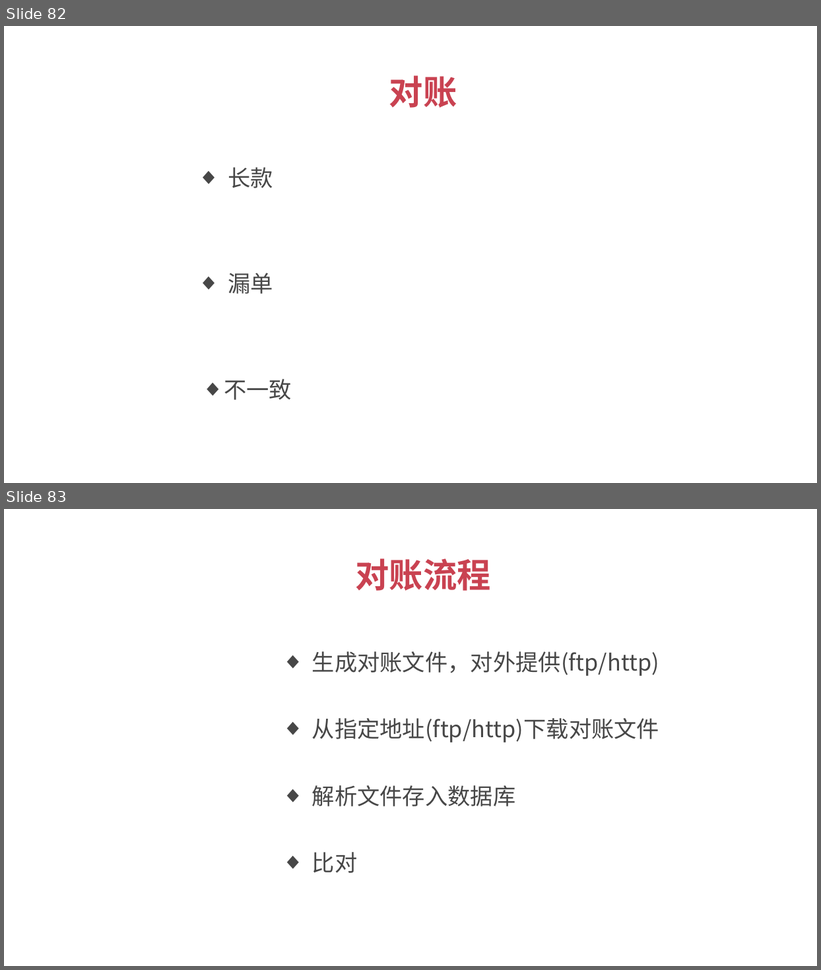
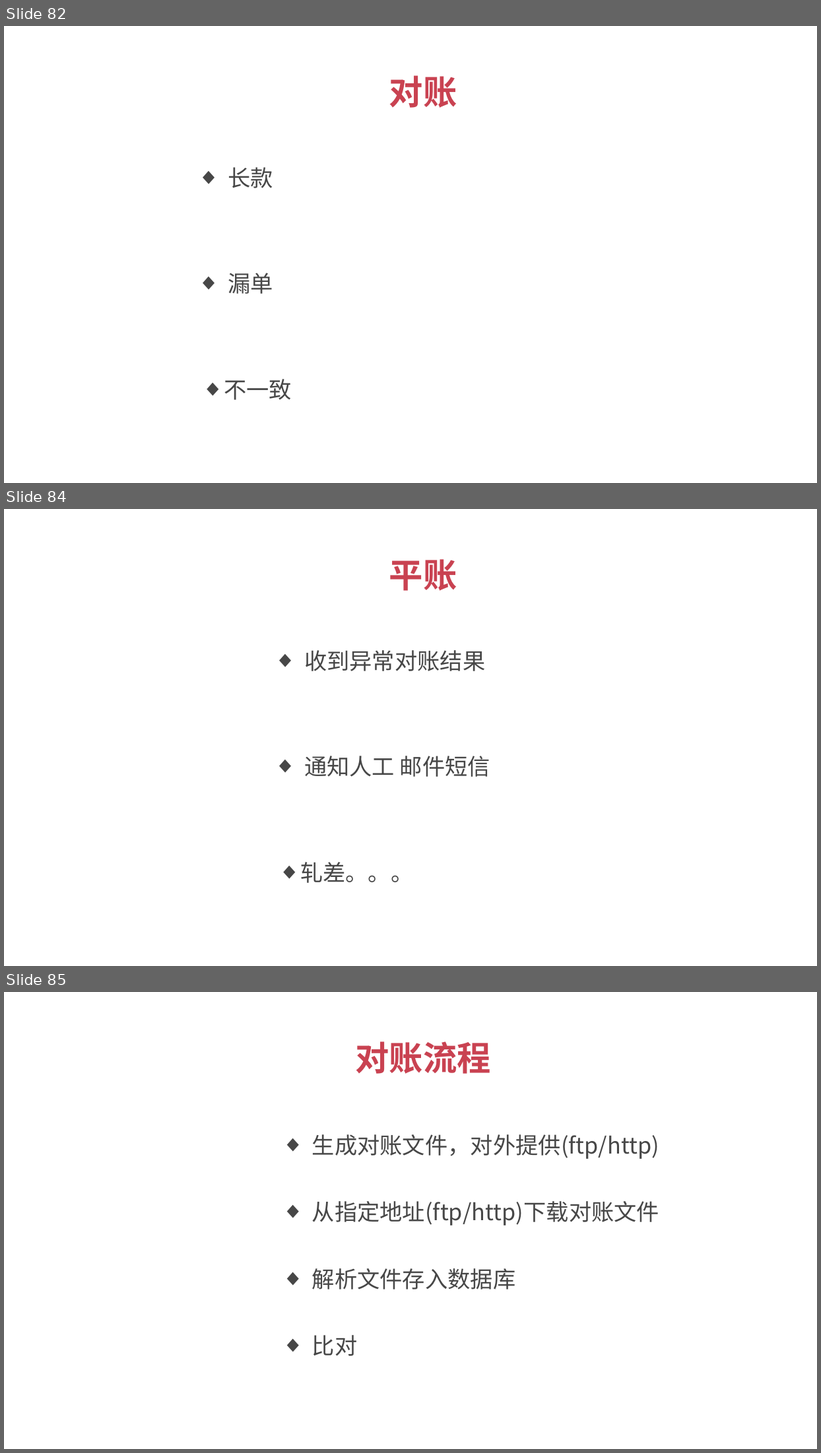
Before and after one commit to 1329555958/financial, a slide deck: 理财平台.pptx. Shown one above the other, each under a label of ours: slides 82 and 83 before the commit, slides 82, 84 and 85 after it; the slides between them are not shown. The pictures are 821x970 and 821x1453 pixels, drawn with LibreOffice and Linux fonts; fonts in the diff are those of the drawing. Boxes give left, top, right and bottom in pixels: in the first picture for what was removed or moved away, otherwise in the second. Text is boxed around its words. In the diff, an @@ line names an element or a change of style, - is before the commit and + after.

Commit message:
平账

```diff
--- a/理财平台.pptx
+++ b/理财平台.pptx
@@ slide 84 added at box(4, 509, 817, 966), background #FFFFFF @@
@@ text added at box(389, 559, 457, 591), 30 pt, text #C94251, bold @@
+平账
@@ text added at box(304, 650, 485, 671), 20 pt, text #474747 @@
+  ◆ 收到异常对账结果
@@ text added at box(304, 756, 490, 777), 20 pt, text #474747 @@
+  ◆ 通知人工 邮件短信
@@ text added at box(300, 862, 413, 883), 20 pt, text #474747 @@
+  ◆ 轧差。。。
@@ what was slide 83 is now slide 85 @@
```
Also in this commit, not shown: 1 other slide added.
